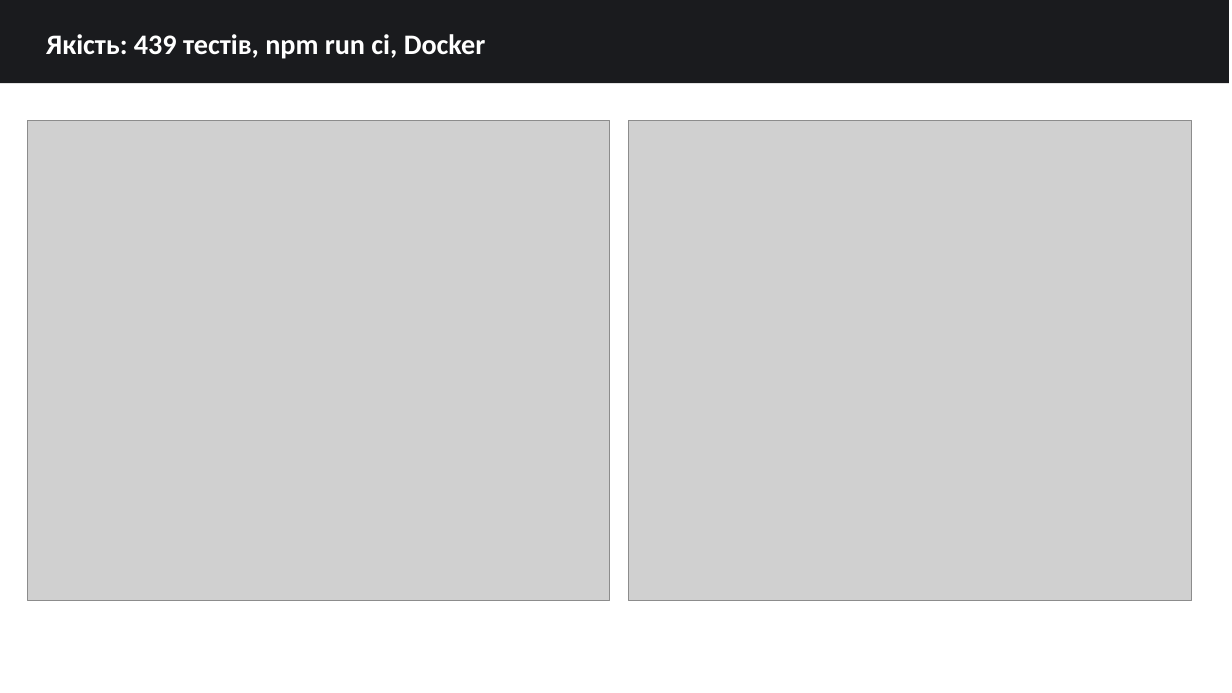
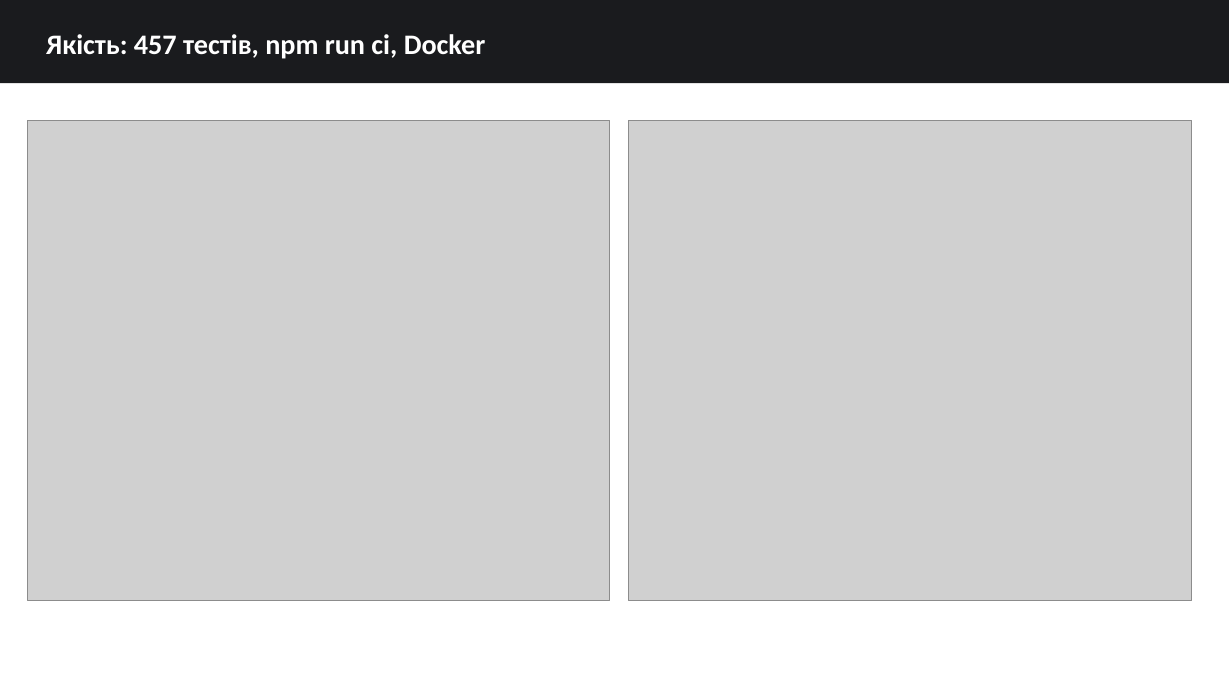
Before and after one commit to ech2corrosionrrd/series-studio, a slide deck: slide 11 of diploma/Dyplom_Series_Lab_Zahyst.pptx. Drawn at 1232x693 pixels with LibreOffice and Linux fonts; fonts in the diff are those of the drawing; grey boxes stand for pictures. Boxes give left, top, right and bottom in pixels: in the first picture for what was removed or moved away, otherwise in the second. Text is boxed around its words. In the diff, an @@ line names an element or a change of style, - is before the commit and + after.

```diff
--- a/diploma/Dyplom_Series_Lab_Zahyst.pptx
+++ b/diploma/Dyplom_Series_Lab_Zahyst.pptx
@@ text at <box>46,34,486,59</box>: text changed @@
-Якість: 439 тестів, npm run ci, Docker
+Якість: 457 тестів, npm run ci, Docker
```
Also in this commit, not shown: 1 other slide changed, 29 other files.
